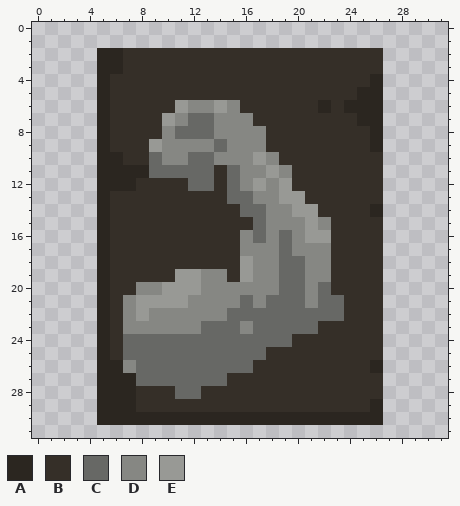
Two states of a pixel-art sprite, Assets/UIElements/TEMPStrengthScriptIcon.png. Above, as it was before the edit.
The file is 32x32 pixels.
Palette (. is transparent): A #2b2620  B #352f28  C #676865  D #868783  E #989995
Pixels before, first column x 5:
 2 AABBBBBBBBBBBBBBBBBBBB
 3 AABBBBBBBBBBBBBBBBBBBB
 4 ABBBBBBBBBBBBBBBBBBBBA
 5 ABBBBBBBBBBBBBBBBBBBAA
 6 ABBBBBEDDEDBBBBBBABAAA
 7 ABBBBEDCCDDDBBBBBBBBAA
 8 ABBBBDCCCDDDDBBBBBBBBA
 9 ABBBEDDDDCDDDBBBBBBBBA
10 AABBCDDCCDDDEDBBBBBBBB
11 AAAACCCCCBCDDEDBBBBBBB
12 AAABBBBCCBCDEDEBBBBBBB
13 ABBBBBBBBBCCDDEEBBBBBB
14 ABBBBBBBBBBCCDDEEBBBBA
15 ABBBBBBBBBBBCDDDEDBBBB
16 ABBBBBBBBBBDCDCDEEBBBB
17 ABBBBBBBBBBDDDCDDDBBBB
18 ABBBBBBBBBBEDDCCDDBBBB
19 ABBBBBEEDDBEDDCCDDBBBB
20 ABBDDEEEDDDDDDCCDCBBBB
21 ABDEEEEDDDDCDCCCDCCBBB
22 ABDEDDDDDDCCCCCCCCCBBB
23 ABDDDDDDCCCDCCCCCBBBBB
24 ABCCCCCCCCCCCCCBBBBBBB
25 ABCCCCCCCCCCCBBBBBBBBB
26 AADCCCCCCCCCBBBBBBBBBA
27 AAACCCCCCCBBBBBBBBBBBB
28 AAABBBCCBBBBBBBBBBBBBB
29 AAABBBBBBBBBBBBBBBBBBA
30 AAAAAAAAAAAAAAAAAAAAAA
The result:
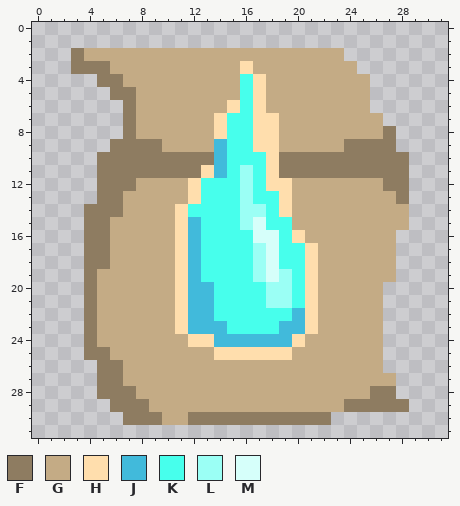
Colours new in this view: F #8e7c61  G #c4ab85  H #ffdead  J #41badb  K #47ffec  L #9bfff5  M #d6fffa
Diff:
Changed rows in their new state; - is an unchanged pixel.
first column x 3:
 2 FGGGGGGGGGGGGGGGGGGGG...--
 3 FFFGGGGGGGGGGHGGGGGGGG..--
 4 --FFGGGGGGGGGKHGGGGGGGG.--
 5 --.FFGGGGGGGGKHGGGGGGGG.--
 6 --..FGGGGGGGHKHGGGGGGGG.--
 7 --..FGGGGGGHKKHHGGGGGGGG--
 8 --..FGGGGGGHKKHHGGGGGGGGF-
 9 --.FFFFGGGGJKKHHGGGGGFFFF-
10 --FFFFFFFFFJKKKHFFFFFFFFFF
11 --FFFFFFFFHJKLKHFFFFFFFFFF
12 --FFFGGGGHKKKLKHHGGGGGGGFF
13 --FFGGGGGHKKKLKKHGGGGGGGGF
14 -FFFGGGGHKKKKLLKHGGGGGGGGG
15 -FFGGGGGHJKKKLMKKGGGGGGGGG
16 -FFGGGGGHJKKKKMMKHGGGGGGG-
17 -FFGGGGGHJKKKKLMKKHGGGGGG-
18 -FFGGGGGHJKKKKLMKKHGGGGGG-
19 -FGGGGGGHJKKKKLMLKHGGGGGG-
20 -FGGGGGGHJJKKKKLLKHGGGGG--
21 -FGGGGGGHJJKKKKLLKHGGGGG--
22 -FGGGGGGHJJKKKKKKJHGGGGG--
23 -FGGGGGGHJJJKKKKJJHGGGGG--
24 -FGGGGGGGHHJJJJJJHGGGGGG--
25 -FFGGGGGGGGHHHHHHGGGGGGG--
26 --FFGGGGGGGGGGGGGGGGGGGG--
27 --FFGGGGGGGGGGGGGGGGGGGGG-
28 --FFFGGGGGGGGGGGGGGGGGGFF-
29 --.FFFGGGGGGGGGGGGGGGFFFFF
30 --..FFFGGFFFFFFFFFFF....--
Boxes around the changes in both pictures, in picture pixels (x1, y1, x2, y2):
changed: (71, 48, 409, 425)
